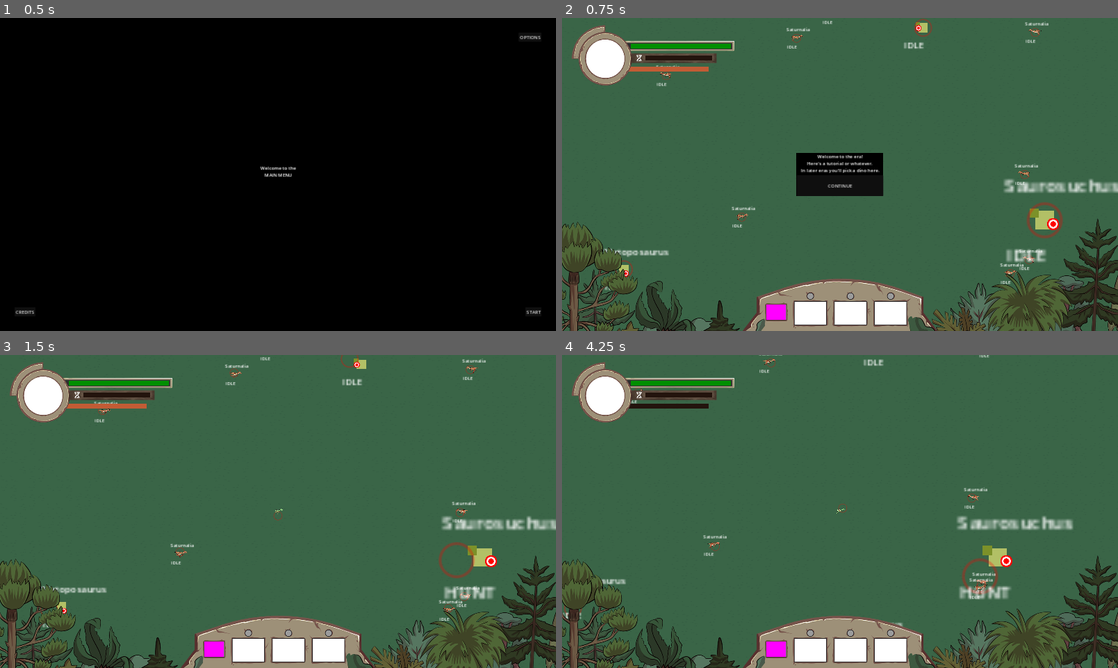
Above: before the commit, frames 1-4 (two rows, left to right).
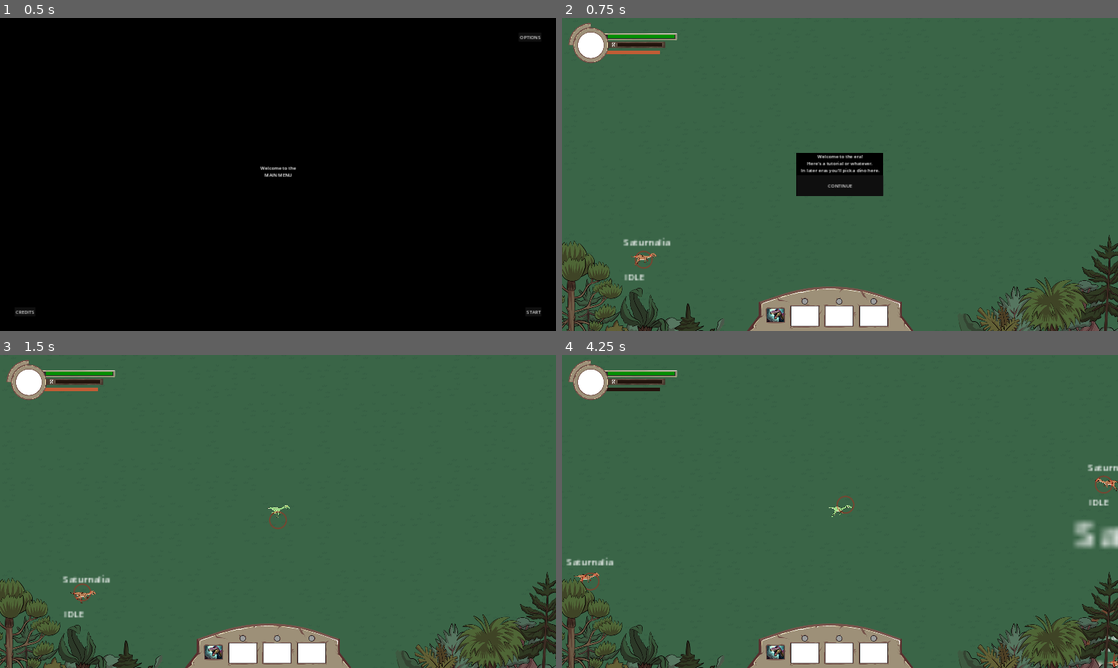
Above: after the commit, the same moments.

Repository: Enneagon/GodotGameJam2024
Game: Godot game, scene res://Scenes/main_menu.tscn
The game is run twice, just before and just after one commit, with the same random seed, the same clock (stepped at 60 frames per second) and the same inputs.
Inputs (mouse positions are in pixels of both pictures, inside the frame that each line leads up to):
- Up to frame 1 (0.5 s): no input
- Up to frame 2 (0.75 s): click "START" at 0.5 s
- Up to frame 3 (1.5 s): click "CONTINUE" at 1.25 s
- Up to frame 4 (4.25 s): move the mouse to (962, 495) at 2.02 s; hold D (move_right) 2.03-2.78 s; hold Shift (sprint) 2.03-2.78 s; move the mouse to (728, 527) at 2.77 s; hold Down (move_down) 2.78-3.53 s; tap Shift (sprint) at 2.85 s; move the mouse to (895, 442) at 3.52 s; hold D (move_right) from 3.53 s (still down); hold Shift (sprint) from 3.53 s (still down)

Frame 1 is identical in both runs. In frame 2, 15% of the frame differs, in the area x 0-100%, y 0-100%; in frame 3, 15%; in frame 4, 16%.

Commit message:
bite effect and vitals indicator

Diff:
--- a/Scenes/gameplay_interface.tscn
+++ b/Scenes/gameplay_interface.tscn
@@ -1,22 +1,17 @@
-[gd_scene load_steps=12 format=3 uid="uid://c0605gi3euibn"]
+[gd_scene load_steps=11 format=3 uid="uid://c0605gi3euibn"]
 
 [ext_resource type="Script" path="res://Scripts/level_interface.gd" id="1_3dpav"]
 [ext_resource type="Texture2D" uid="uid://d1yvts1td1iiv" path="res://Assets/Visuals/UI/Character_1920x1080.png" id="2_mmjxa"]
 [ext_resource type="Texture2D" uid="uid://ct5w5orw622j6" path="res://Assets/Visuals/Misc/ProgressBar.png" id="2_ugt13"]
 [ext_resource type="Texture2D" uid="uid://dn6a7phkrtcaf" path="res://Assets/Visuals/Misc/PlaceholderChoiceButton.png" id="3_88uvg"]
 [ext_resource type="Texture2D" uid="uid://cq8226gfgnb04" path="res://Assets/Visuals/UI/Skills_1920x1080.png" id="4_0cy1g"]
+[ext_resource type="Texture2D" uid="uid://nfi5nl200hy6" path="res://Assets/Visuals/Ability Icons/Bite.png" id="5_ldq0l"]
 [ext_resource type="Texture2D" uid="uid://cofcqhtvy8lrn" path="res://Assets/Visuals/UI/Trees_Left_SmallerResolution.png" id="6_7x43v"]
 [ext_resource type="Texture2D" uid="uid://dqgw4b2jbjg17" path="res://Assets/Visuals/UI/Trees_Right_SmallerResolution.png" id="7_sdvou"]
 
 [sub_resource type="ImageTexture" id="ImageTexture_4vjo2"]
 
 [sub_resource type="ImageTexture" id="ImageTexture_edcf1"]
-
-[sub_resource type="PlaceholderTexture2D" id="PlaceholderTexture2D_5jhpn"]
-size = Vector2(68, 52)
-
-[sub_resource type="PlaceholderTexture2D" id="PlaceholderTexture2D_jel0y"]
-size = Vector2(68, 52)
 
 [node name="GameplayInterface" type="Control"]
 process_mode = 3
@@ -32,6 +27,7 @@
 layout_mode = 0
 offset_right = 1920.0
 offset_bottom = 1080.0
+scale = Vector2(0.667492, 0.667492)
 texture = ExtResource("2_mmjxa")
 
 [node name="SprintEnergy" type="TextureProgressBar" parent="Character"]
@@ -90,8 +86,11 @@
 
 [node name="Skills" type="TextureRect" parent="."]
 layout_mode = 0
-offset_right = 40.0
-offset_bottom = 40.0
+offset_left = 102.0
+offset_top = 154.0
+offset_right = 2022.0
+offset_bottom = 1234.0
+scale = Vector2(0.858517, 0.858517)
 texture = ExtResource("4_0cy1g")
 
 [node name="BiteDisplay" type="TextureProgressBar" parent="Skills"]
@@ -101,17 +100,18 @@
 anchor_top = 1.0
 anchor_right = 0.5
 anchor_bottom = 1.0
-offset_left = -254.0
-offset_top = -91.0
-offset_right = -186.0
-offset_bottom = -39.0
+offset_left = -254.131
+offset_top = -91.085
+offset_right = -126.131
+offset_bottom = 36.915
 grow_horizontal = 2
 grow_vertical = 0
+scale = Vector2(0.532469, 0.40988)
 max_value = 1.0
 step = 0.01
 fill_mode = 5
-texture_under = SubResource("PlaceholderTexture2D_5jhpn")
-texture_progress = SubResource("PlaceholderTexture2D_jel0y")
+texture_under = ExtResource("5_ldq0l")
+texture_progress = ExtResource("5_ldq0l")
 tint_progress = Color(0, 0, 0, 0.588235)
 
 [node name="BiteTimer" type="Timer" parent="Skills"]
@@ -462,11 +462,13 @@
 text = "CONTINUE"
 
 [node name="TreesLeft" type="Sprite2D" parent="."]
-position = Vector2(366, 563)
+position = Vector2(292, 656)
+scale = Vector2(0.8, 0.8)
 texture = ExtResource("6_7x43v")
 
 [node name="TreesRight" type="Sprite2D" parent="."]
-position = Vector2(1439, 563)
+position = Vector2(1561, 645)
+scale = Vector2(0.8, 0.8)
 texture = ExtResource("7_sdvou")
 
 [connection signal="pressed" from="RoundStartPopup1/Control/VBoxContainer/RoundStartButton" to="." method="_on_round_start_button_pressed"]
--- a/Scenes/player.tscn
+++ b/Scenes/player.tscn
@@ -1,10 +1,10 @@
 [gd_scene load_steps=11 format=3 uid="uid://d12deejt4i0m5"]
 
 [ext_resource type="Script" path="res://Scripts/player.gd" id="1_lc6kt"]
-[ext_resource type="Texture2D" uid="uid://dh3fnhu5xqe7s" path="res://Assets/Visuals/Eoraptor/Eoraptor 1.PNG" id="2_8j58d"]
 [ext_resource type="Script" path="res://Scripts/hurtbox.gd" id="2_wyklo"]
+[ext_resource type="Texture2D" uid="uid://bfivrwwpnlu2" path="res://Assets/Visuals/Eoraptor/Eoraptor 1 0.25 x resolution.png" id="3_3ys7j"]
 [ext_resource type="AudioStream" uid="uid://y4sv1f2mmakf" path="res://Assets/Audio/placeholder_munch.mp3" id="3_82bai"]
-[ext_resource type="Texture2D" uid="uid://quf2lrw45p7k" path="res://Assets/Visuals/Eoraptor/Eoraptor 2.PNG" id="3_s02sp"]
+[ext_resource type="Texture2D" uid="uid://but861wwlxvxn" path="res://Assets/Visuals/Eoraptor/Eoraptor 2 0.25 x resolution.png" id="4_2s30m"]
 [ext_resource type="Texture2D" uid="uid://c1ruuyvcbm5d4" path="res://Assets/Visuals/Misc/PlaceholderCircle.png" id="5_hvs2m"]
 [ext_resource type="Texture2D" uid="uid://bifpovg0ndocs" path="res://Assets/Visuals/Misc/Square.png" id="6_k3ngl"]
 
@@ -12,7 +12,7 @@
 animations = [{
 "frames": [{
 "duration": 1.0,
-"texture": ExtResource("3_s02sp")
+"texture": ExtResource("4_2s30m")
 }],
 "loop": true,
 "name": &"idle",
@@ -20,10 +20,10 @@
 }, {
 "frames": [{
 "duration": 1.0,
-"texture": ExtResource("2_8j58d")
+"texture": ExtResource("3_3ys7j")
 }, {
 "duration": 1.0,
-"texture": ExtResource("3_s02sp")
+"texture": ExtResource("4_2s30m")
 }],
 "loop": true,
 "name": &"run",
@@ -44,7 +44,7 @@
 
 [node name="EoraptorSprite" type="AnimatedSprite2D" parent="."]
 visible = false
-scale = Vector2(0.02, 0.02)
+scale = Vector2(0.1, 0.1)
 sprite_frames = SubResource("SpriteFrames_luqhr")
 animation = &"run"
 autoplay = "run"
@@ -112,6 +112,7 @@
 texture = ExtResource("6_k3ngl")
 
 [node name="Camera2D" type="Camera2D" parent="."]
+zoom = Vector2(2, 2)
 limit_left = -1440
 limit_top = -810
 limit_right = 1440
Binary file added: Assets/Visuals/Ability Icons/Bite.png
Not shown, added: Assets/Visuals/Ability Icons/Bite.png.import
Binary file added: Assets/Visuals/AttackEffects/Bite Effect/PNG_0001.png
Binary file added: Assets/Visuals/AttackEffects/Bite Effect/PNG_0002.png
Binary file added: Assets/Visuals/Misc/Vitals indicator.png
Not shown, added: Assets/Visuals/Misc/Vitals indicator.png.import
Not shown: 1 places in Scenes/level1.tscn that only renumber resources
Not shown: 1 places in Scenes/level2.tscn that only renumber resources
Not shown: 1 places in Scenes/level3.tscn that only renumber resources
